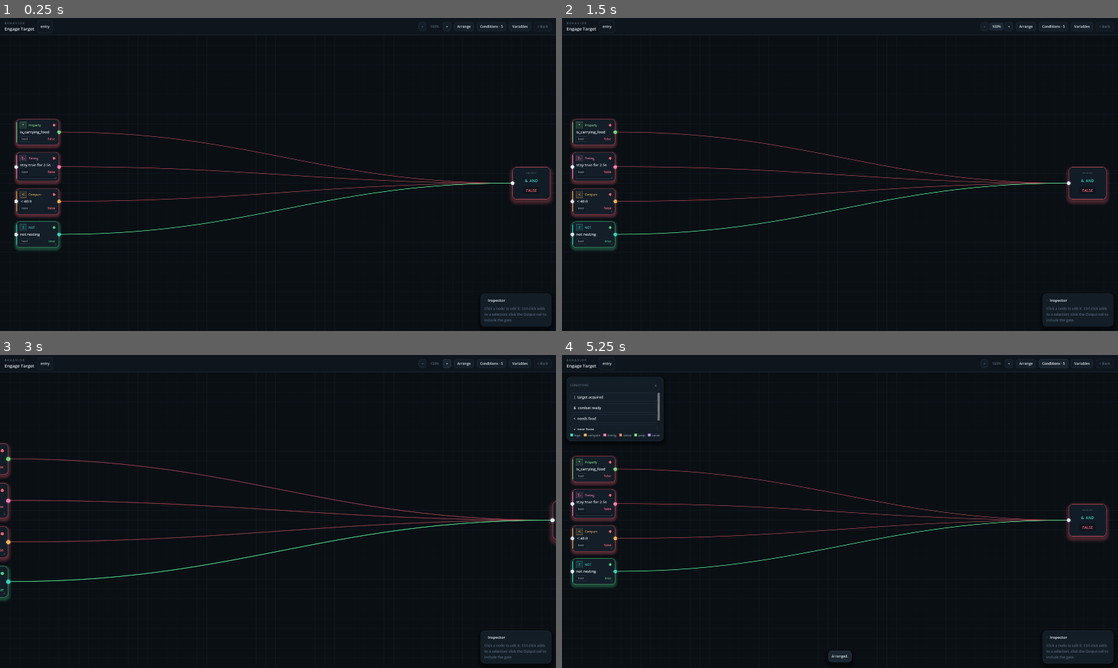
Above: before the commit, frames 1-4 (two rows, left to right).
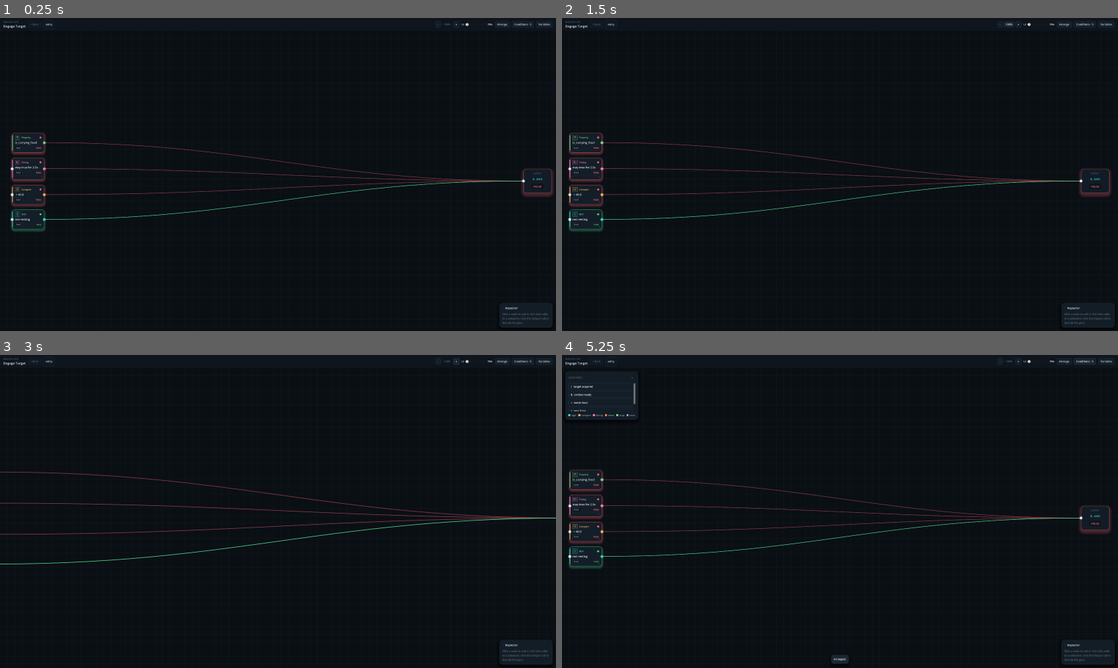
Above: after the commit, the same moments.

Repository: Ctharo/Chem-Ants
Game: Godot game, scene res://ui/condition_graph/condition_graph_editor.tscn
Same seed, same stepped clock (60 frames per second), same inputs: the game is played once before the commit and once after it.
Inputs:
- Up to frame 1 (0.25 s): no input
- Up to frame 2 (1.5 s): click "-" at 0.5 s; click "83%" at 1.25 s
- Up to frame 3 (3 s): click "100%" at 2 s; click "+" at 2.75 s
- Up to frame 4 (5.25 s): click "120%" at 3.5 s; click "Arrange" at 4.25 s; click "Conditions · 5" at 5 s

The runs differ from the first frame. In frame 1, 4.3% of the frame differs, in the area x 0-100%, y 0-99%; in frame 2, 4.3%; in frame 3, 3.5%; in frame 4, 5.2%.

Commit message:
Add movable panels and UI scale control
Introduces draggable side panels (library, vars, inspector) with clamping to keep them on-screen, plus a new top-bar UI scale slider/label with auto-scale initialization and snapped scaling updates. It also improves graph layout behavior by adding subtree collision separation and canvas-edge shifting after expansion, includes a reveal-pan helper, and repositions the Back button to sit next to the breadcrumb trail for clearer navigation.

Diff:
--- a/ui/condition_graph/condition_graph_editor.gd
+++ b/ui/condition_graph/condition_graph_editor.gd
@@ -34,14 +34,26 @@
 const MAX_UI_SCALE: float = 2.5
 ## Height the layout was authored against; used to derive an automatic scale.
 const DESIGN_HEIGHT: float = 900.0
-#endregion
-
-
+const EDGE_PAD: float = 24.0     # keep the layer this far off the canvas origin
+const REVEAL_PAD: float = 32.0   # breathing room when scrolling something into view
 ## Payload tag for library -> canvas drag and drop.
 const DRAG_CONDITION: String = "chem_ants/condition_group"
-
-enum DragMode { NONE, NODE_PENDING, NODE, MARQUEE_PENDING, MARQUEE, PAN, WIRE }
-
+const UI_SCALE_STEP: float = 0.05
+
+#endregion
+
+
+
+enum DragMode { NONE, NODE_PENDING, NODE, MARQUEE_PENDING, MARQUEE, PAN, WIRE, PANEL }
+
+const PANEL_EDGE: float = 8.0
+var drag_panel: PanelContainer = null
+var panel_grab: Vector2 = Vector2.ZERO
+## instance id -> true, for panels that have been detached from their anchors.
+var free_panels: Dictionary = {}
+## Set by an expand/collapse so the next rebuild is allowed to push subtrees
+## apart. Plain rebuilds leave hand-placed cards exactly where they are.
+var _needs_room: bool = false
 #region document state
 var behavior_title: String = "Engage Target"
 var tree_root: ConditionNodeData
@@ -148,10 +160,12 @@
 @onready var modal_input: LineEdit = %ModalInput
 @onready var modal_cancel: Button = %ModalCancel
 @onready var modal_save: Button = %ModalSave
+@onready var ui_scale_slider: HSlider = %UiScale
+@onready var ui_scale_label: Label = %UiScaleLabel
 
 var rail: OutputRailWidget = null
 var _toast_tween: Tween = null
-
+var ui_scale: float = 1.0
 
 
 
@@ -179,11 +193,23 @@
 	behavior_label.text = behavior_title
 	var _gd: int = grid_layer.draw.connect(_draw_grid)
 
-
+	resized.connect(_on_editor_resized)
 	_boot_done = true
+	_place_back_button()
+	_setup_movable_panels()
+	_setup_ui_scale()
 	call_deferred("_render_all")
 
-
+func _on_editor_resized() -> void:
+	for p: PanelContainer in [library_panel, vars_panel, inspector_panel]:
+		_clamp_panel(p)
+## Back reads as "up out of here", so it belongs immediately left of the trail
+## it walks back along, not stranded at the far end of the toolbar.
+func _place_back_button() -> void:
+	var bar: HBoxContainer = back_btn.get_parent() as HBoxContainer
+	if bar == null:
+		return
+	bar.move_child(back_btn, crumbs_box.get_index())
 func _check_glyph_coverage() -> void:
 	var needed: String = "\u2227\u2228\u00ac\u2295\u2264\u2265\u2260\u25c6\u25b8\u25be\u25a3\u25ce\u00d7\u2220\u2212\u21bb\u00fb\u03b8\u00b7"
 	for i: int in needed.length():
@@ -649,7 +675,9 @@
 		_place_tree(c, 0.0, 0.0)
 	for n: ConditionNodeData in loose_roots:
 		_place_tree(n, 0.0, 0.0)
-
+	for n: ConditionNodeData in loose_roots:
+		_place_tree(n, 0.0, 0.0)
+	_make_room(f, loose_roots)
 	# Extents. The rail follows the wired tree only, so dropping a card off to
 	# the right doesn't drag the output with it.
 	var lp: Dictionary = _layer_positions()
@@ -708,6 +736,120 @@
 		prev_visible[n.id] = true
 	_repaint()
 
+## Keep an expansion legible: push overlapping subtrees apart, then shove the
+## whole layer back inside the canvas if it grew off the left or top edge.
+## Results are written to the layer store, so the shuffle is permanent.
+func _make_room(f: ConditionNodeData, loose_roots: Array[ConditionNodeData]) -> void:
+	var tops: Array[ConditionNodeData] = []
+	for c: ConditionNodeData in f.children:
+		tops.append(c)
+	for n: ConditionNodeData in loose_roots:
+		tops.append(n)
+	if tops.is_empty():
+		return
+	if _needs_room:
+		_needs_room = false
+		_separate_subtrees(tops)
+	_shift_into_canvas()
+
+
+## Bounding box of everything currently drawn for this root.
+func _subtree_rect(n: ConditionNodeData) -> Rect2:
+	var out: Rect2 = Rect2()
+	var started: bool = false
+	for sid: String in _visible_subtree_ids(n.id):
+		if not node_pos.has(sid) or not widgets.has(sid):
+			continue
+		var box: Rect2 = Rect2(node_pos[sid], (widgets[sid] as GraphNodeWidget).size)
+		if started:
+			out = out.merge(box)
+		else:
+			out = box
+			started = true
+	return out
+
+
+func _shift_subtree(n: ConditionNodeData, delta: Vector2) -> void:
+	if delta.is_zero_approx():
+		return
+	var lp: Dictionary = _layer_positions()
+	for sid: String in _visible_subtree_ids(n.id):
+		if node_pos.has(sid):
+			node_pos[sid] = (node_pos[sid] as Vector2) + delta
+		if lp.has(sid):
+			lp[sid] = (lp[sid] as Vector2) + delta
+
+
+## Top-down sweep: each subtree drops below anything it collides with.
+func _separate_subtrees(tops: Array[ConditionNodeData]) -> void:
+	var order: Array[ConditionNodeData] = tops.duplicate()
+	order.sort_custom(func(a: ConditionNodeData, b: ConditionNodeData) -> bool:
+		return _subtree_rect(a).position.y < _subtree_rect(b).position.y)
+	var taken: Array[Rect2] = []
+	for n: ConditionNodeData in order:
+		var box: Rect2 = _subtree_rect(n)
+		if box.size.y <= 0.0:
+			continue
+		var start_y: float = box.position.y
+		var moved: bool = true
+		var guard: int = 0
+		while moved and guard < 8:
+			moved = false
+			guard += 1
+			for other: Rect2 in taken:
+				if box.intersects(other):
+					box.position.y = other.end.y + V_GAP
+					moved = true
+		_shift_subtree(n, Vector2(0.0, box.position.y - start_y))
+		taken.append(box)
+
+
+## The canvas can grow right and down on its own, but nothing left of x = 0 is
+## reachable, so the layer moves instead.
+func _shift_into_canvas() -> void:
+	var min_l: float = INF
+	var min_t: float = INF
+	for n: ConditionNodeData in visible_nodes:
+		if not node_pos.has(n.id):
+			continue
+		var p: Vector2 = node_pos[n.id]
+		min_l = minf(min_l, p.x)
+		min_t = minf(min_t, p.y)
+	if min_l == INF:
+		return
+	var delta: Vector2 = Vector2(maxf(0.0, EDGE_PAD - min_l), maxf(0.0, EDGE_PAD - min_t))
+	if delta.is_zero_approx():
+		return
+	var lp: Dictionary = _layer_positions()
+	for key: String in lp.keys():
+		lp[key] = (lp[key] as Vector2) + delta
+	for nid: String in node_pos.keys():
+		node_pos[nid] = (node_pos[nid] as Vector2) + delta
+
+
+## Pan the stage until `area` (world space) is on screen.
+func _reveal_rect(area: Rect2) -> void:
+	if area.size.x <= 0.0 or area.size.y <= 0.0:
+		return
+	var view_pos: Vector2 = -world.position / zoom
+	var view_size: Vector2 = stage.size / zoom
+	var target: Vector2 = world.position
+	if area.position.x - REVEAL_PAD < view_pos.x:
+		target.x += (view_pos.x - area.position.x + REVEAL_PAD) * zoom
+	elif area.end.x + REVEAL_PAD > view_pos.x + view_size.x:
+		target.x -= (area.end.x + REVEAL_PAD - view_pos.x - view_size.x) * zoom
+	if area.position.y - REVEAL_PAD < view_pos.y:
+		target.y += (view_pos.y - area.position.y + REVEAL_PAD) * zoom
+	elif area.end.y + REVEAL_PAD > view_pos.y + view_size.y:
+		target.y -= (area.end.y + REVEAL_PAD - view_pos.y - view_size.y) * zoom
+	var lim: Vector2 = stage.size - content_size * zoom
+	target.x = clampf(target.x, minf(0.0, lim.x), 0.0)
+	target.y = clampf(target.y, minf(0.0, lim.y), 0.0)
+	if target.is_equal_approx(world.position):
+		return
+	var tw: Tween = create_tween()
+	tw.tween_property(world, "position", target, 0.28) \
+		.set_trans(Tween.TRANS_CUBIC).set_ease(Tween.EASE_OUT)
 
 ## Give every top-level card a stored position. An empty layer gets the full
 ## tidy tree layout; a layer that already has positions only places newcomers,
@@ -1259,7 +1401,10 @@
 		DragMode.WIRE:
 			trace_layer.set_preview(true, wire_from, _to_world(gp),
 				1.0 if wire_dir == "out" else -1.0)
-
+		DragMode.PANEL:
+			if drag_panel != null:
+				drag_panel.global_position = gp + panel_grab
+				_clamp_panel(drag_panel)
 
 func _drag_release() -> void:
 	var mode: DragMode = drag_mode
@@ -1283,8 +1428,8 @@
 		DragMode.WIRE:
 			trace_layer.set_preview(false)
 			_finish_wire()
-
-
+		DragMode.PANEL:
+			drag_panel = null
 # ============================================================================
 # Wiring
 # ============================================================================
@@ -2530,3 +2675,92 @@
 		else:
 			_go_back()
 		get_viewport().set_input_as_handled()
+
+func _setup_movable_panels() -> void:
+	var pairs: Array = [
+		[library_panel, library_panel.get_node("VBox/Head")],
+		[vars_panel, vars_panel.get_node("VBox/Head")],
+		[inspector_panel, inspector_panel.get_node("VBox/Head")],
+	]
+	for pair: Array in pairs:
+		var panel: PanelContainer = pair[0]
+		var handle: HBoxContainer = pair[1]
+		handle.mouse_filter = Control.MOUSE_FILTER_STOP
+		handle.mouse_default_cursor_shape = Control.CURSOR_MOVE
+		handle.tooltip_text = "Drag to move"
+		for child: Node in handle.get_children():
+			var lab: Label = child as Label
+			if lab != null:
+				lab.mouse_filter = Control.MOUSE_FILTER_IGNORE
+		handle.gui_input.connect(_on_panel_handle_input.bind(panel))
+
+
+func _on_panel_handle_input(event: InputEvent, panel: PanelContainer) -> void:
+	var mb: InputEventMouseButton = event as InputEventMouseButton
+	if mb == null or not mb.pressed or mb.button_index != MOUSE_BUTTON_LEFT:
+		return
+	if drag_mode != DragMode.NONE:
+		return
+	_float_panel(panel)
+	panel.move_to_front()
+	drag_mode = DragMode.PANEL
+	drag_button = MOUSE_BUTTON_LEFT
+	drag_panel = panel
+	panel_grab = panel.global_position - get_global_mouse_position()
+	get_viewport().set_input_as_handled()
+
+
+## Detach a panel from its scene anchors the first time it is dragged, keeping
+## exactly the rect it already occupied.
+func _float_panel(panel: PanelContainer) -> void:
+	var key: int = panel.get_instance_id()
+	if free_panels.has(key):
+		return
+	var here: Vector2 = panel.position
+	var box: Vector2 = panel.size
+	panel.set_anchors_preset(Control.PRESET_TOP_LEFT, false)
+	panel.position = here
+	panel.size = box
+	free_panels[key] = true
+
+
+func _clamp_panel(panel: PanelContainer) -> void:
+	if not free_panels.has(panel.get_instance_id()):
+		return
+	var lim: Vector2 = size - panel.size
+	panel.position = Vector2(
+		clampf(panel.position.x, PANEL_EDGE, maxf(PANEL_EDGE, lim.x - PANEL_EDGE)),
+		clampf(panel.position.y, PANEL_EDGE, maxf(PANEL_EDGE, lim.y - PANEL_EDGE)))
+
+func _setup_ui_scale() -> void:
+	ui_scale_slider.min_value = MIN_UI_SCALE
+	ui_scale_slider.max_value = MAX_UI_SCALE
+	ui_scale_slider.step = UI_SCALE_STEP
+	ui_scale_slider.focus_mode = Control.FOCUS_NONE
+	ui_scale_slider.tooltip_text = "Interface size"
+	ui_scale_slider.value_changed.connect(_on_ui_scale_changed)
+	_set_ui_scale(_auto_ui_scale())
+
+
+## Starting point for a fresh install: match the layout's authored height.
+func _auto_ui_scale() -> float:
+	return clampf(float(get_window().size.y) / DESIGN_HEIGHT, MIN_UI_SCALE, MAX_UI_SCALE)
+
+
+func _on_ui_scale_changed(value: float) -> void:
+	_set_ui_scale(value)
+
+
+func _set_ui_scale(value: float) -> void:
+	ui_scale = clampf(snappedf(value, UI_SCALE_STEP), MIN_UI_SCALE, MAX_UI_SCALE)
+	get_window().content_scale_factor = ui_scale
+	ui_scale_slider.set_value_no_signal(ui_scale)
+	ui_scale_label.text = "%d%%" % roundi(ui_scale * 100.0)
+	# Stage size is reported in the new logical units only after this frame.
+	call_deferred("_after_ui_scale")
+
+
+func _after_ui_scale() -> void:
+	for p: PanelContainer in [library_panel, vars_panel, inspector_panel]:
+		_clamp_panel(p)
+	_build_viewport(true)
--- a/ui/condition_graph/condition_graph_editor.tscn
+++ b/ui/condition_graph/condition_graph_editor.tscn
@@ -134,6 +134,28 @@
 layout_mode = 2
 text = "+"
 
+[node name="UiCtl" type="HBoxContainer" parent="TopBar/HBox" unique_id=1528005879]
+layout_mode = 2
+size_flags_vertical = 4
+theme_override_constants/separation = 6
+
+[node name="UiScaleTag" type="Label" parent="TopBar/HBox/UiCtl" unique_id=1323153202]
+layout_mode = 2
+theme_override_font_sizes/font_size = 10
+text = "UI"
+
+[node name="UiScale" type="HSlider" parent="TopBar/HBox/UiCtl" unique_id=1120200413]
+unique_name_in_owner = true
+custom_minimum_size = Vector2(96, 0)
+layout_mode = 2
+size_flags_vertical = 4
+
+[node name="UiScaleLabel" type="Label" parent="TopBar/HBox/UiCtl" unique_id=349633286]
+unique_name_in_owner = true
+layout_mode = 2
+theme_override_font_sizes/font_size = 11
+text = "100%"
+
 [node name="ArrangeBtn" type="Button" parent="TopBar/HBox" unique_id=422883280]
 unique_name_in_owner = true
 layout_mode = 2
